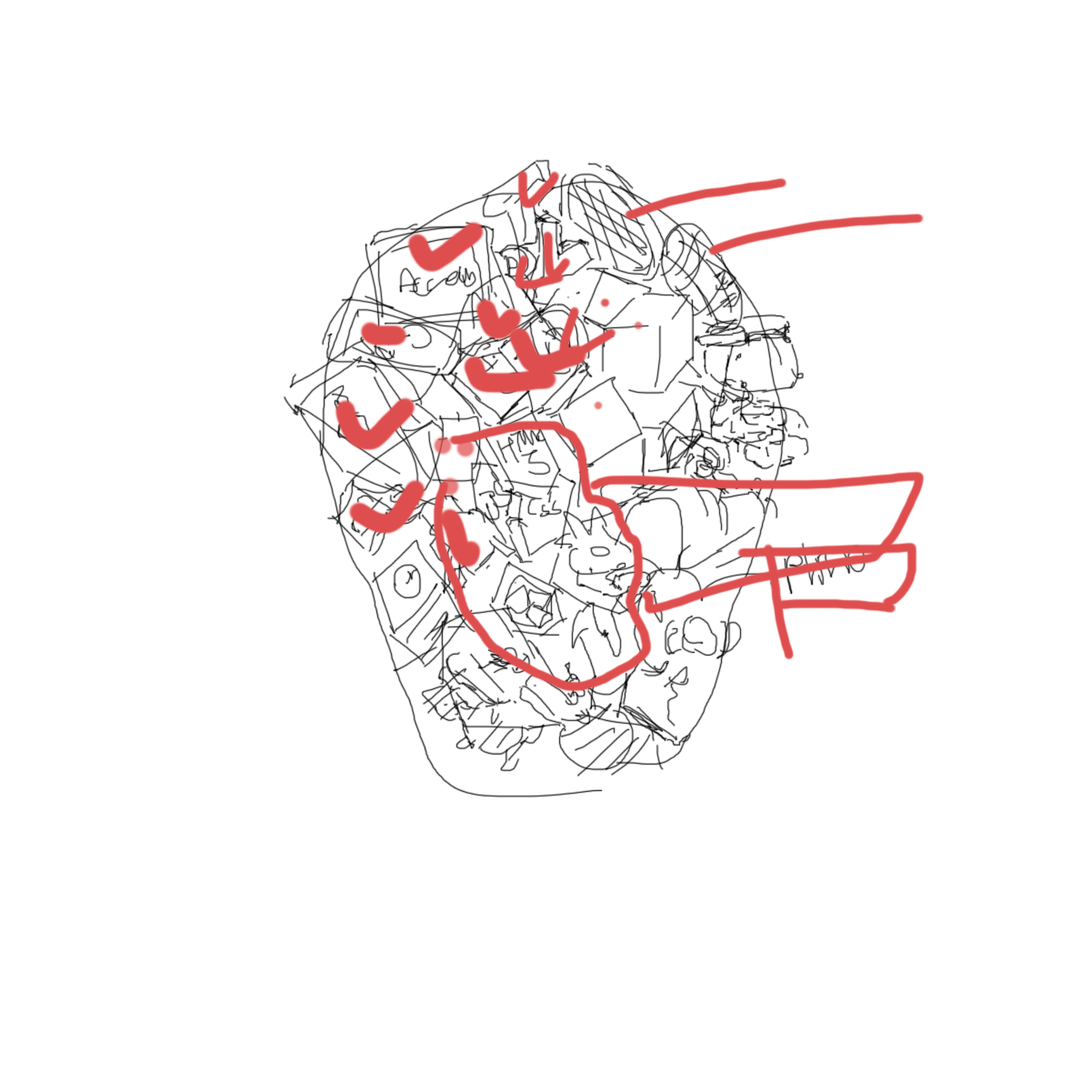
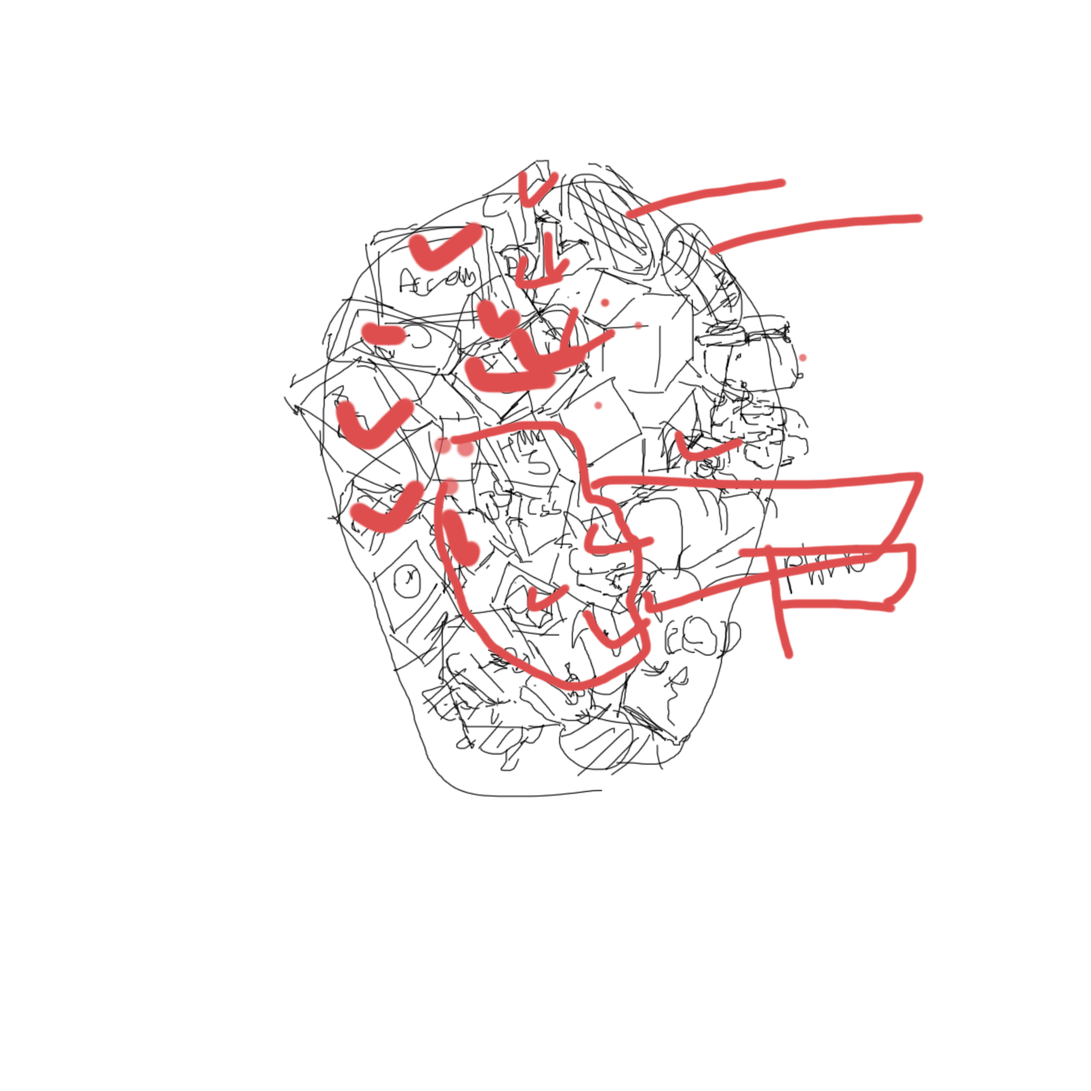
The second 1091px x 1091px image is a revision of the first. Changes to its layers:
painted on "레이어 4" over [526, 352, 809, 651]
